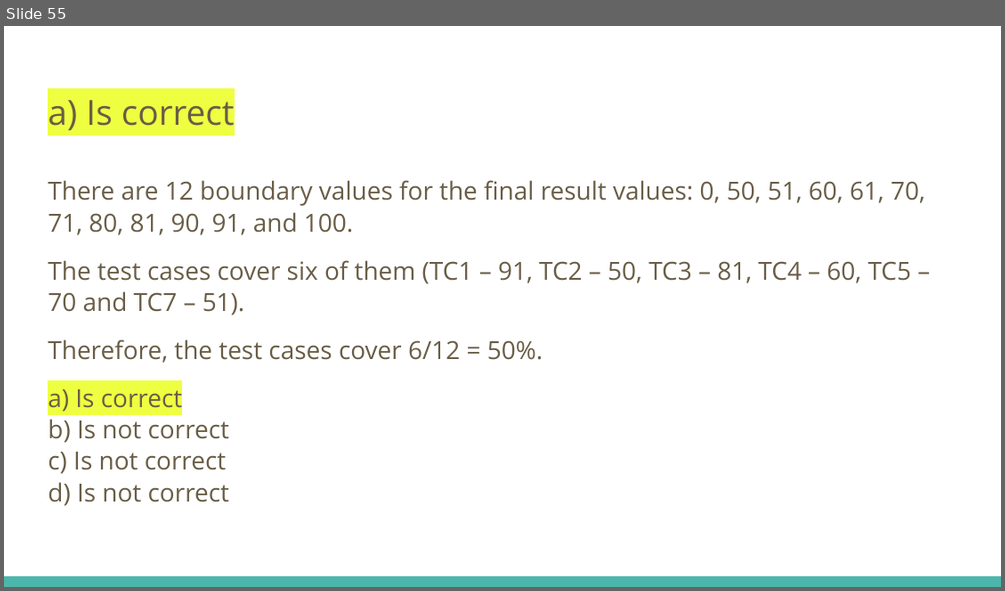
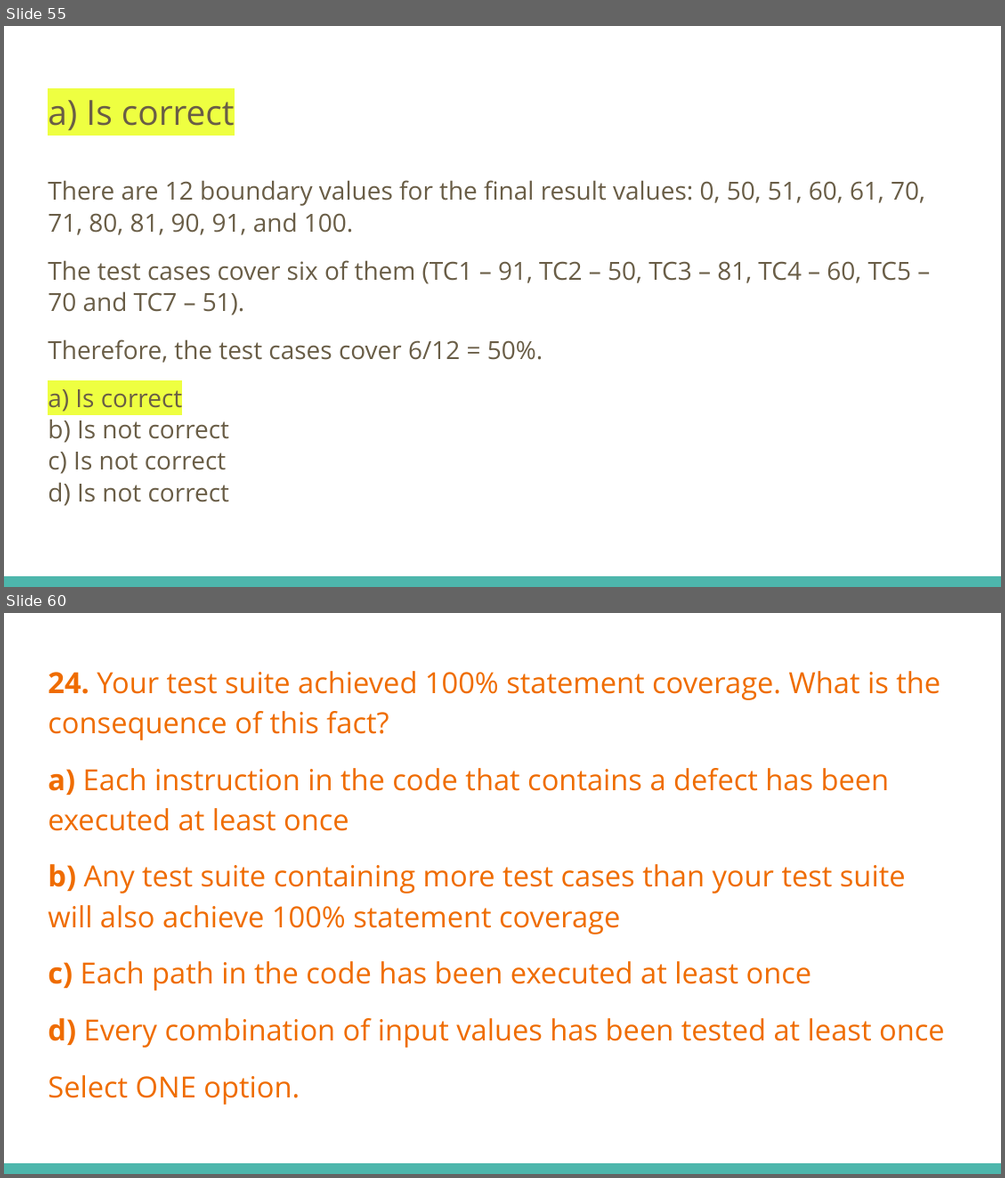
Before and after one commit to fawadmalik/istqb, a slide deck: ISTQB Foundation Level Preparation.pptx. Shown one above the other, each under a label of ours: slide 55 before the commit, slides 55 and 60 after it; the slides between them are not shown. The pictures are 1005x591 and 1005x1178 pixels, drawn with LibreOffice and Linux fonts; fonts in the diff are those of the drawing. Boxes give left, top, right and bottom in pixels: in the first picture for what was removed or moved away, otherwise in the second. Text is boxed around its words. In the diff, an @@ line names an element or a change of style, - is before the commit and + after.

```diff
--- a/ISTQB Foundation Level Preparation.pptx
+++ b/ISTQB Foundation Level Preparation.pptx
@@ slide 60 added at [4,613,1001,1174], background #FFFFFF; not listed: 1 template element that a slide beside it also shows @@
@@ text added at [48,671,945,1104], 21 pt, text #EF6C00 @@
+24. Your test suite achieved 100% statement coverage. What is the consequence of this fact?
+a) Each instruction in the code that contains a defect has been executed at least once
+b) Any test suite containing more test cases than your test suite will also achieve 100% statement coverage
+c) Each path in the code has been executed at least once
+d) Every combination of input values has been tested at least once
+Select ONE option.
```
Also in this commit, not shown: 1 slide changed, 4 other slides added, 1 slide removed.
